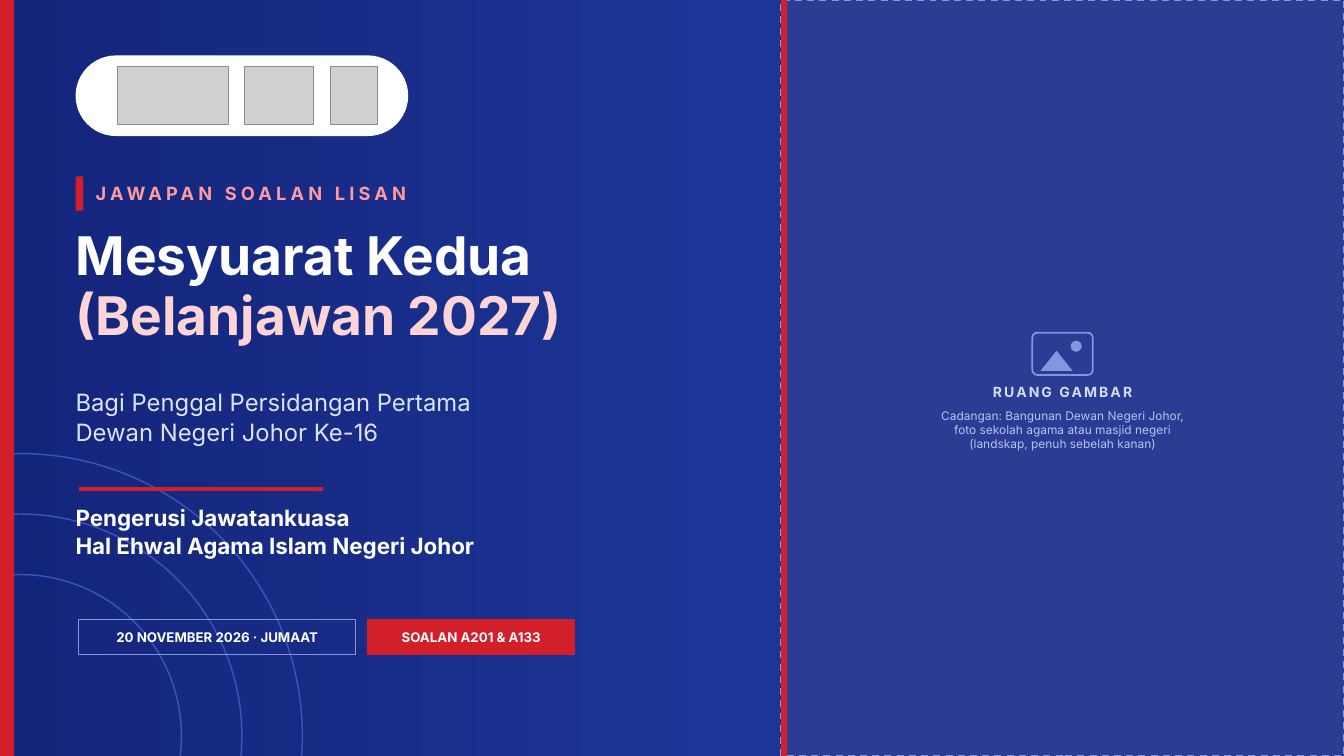
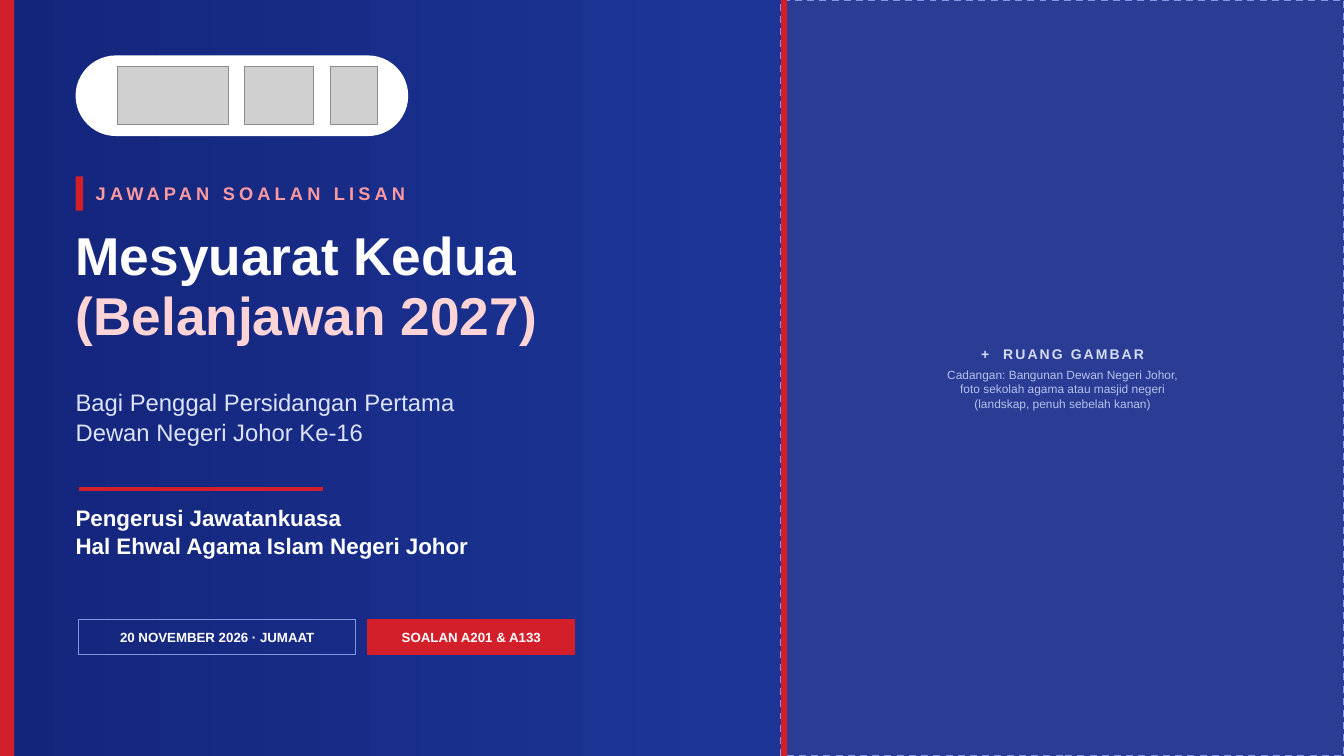
Before and after one commit to nawaljoe/Nawal, a slide deck: slide 1 of infografik-belanjawan-2027/Infografik_Jawapan_A201_A133_Belanjawan2027.pptx. Drawn at 1344x756 pixels with LibreOffice and Linux fonts; fonts in the diff are those of the drawing; grey boxes stand for pictures. Boxes give left, top, right and bottom in pixels: in the first picture for what was removed or moved away, otherwise in the second. Text is boxed around its words. In the diff, an @@ line names an element or a change of style, - is before the commit and + after.

```diff
--- a/infografik-belanjawan-2027/Infografik_Jawapan_A201_A133_Belanjawan2027.pptx
+++ b/infografik-belanjawan-2027/Infografik_Jawapan_A201_A133_Belanjawan2027.pptx
@@ rectangle "+ RUANG GAMBAR": place and size @@
-rectangle "+ RUANG GAMBAR" at [941, 411, 1184, 451]
+rectangle "+ RUANG GAMBAR" at [781, 0, 1344, 756]
@@ rectangle "+ RUANG GAMBAR" at [781, 0, 1344, 756]: vertical alignment top to middle; fill none to #2A3C93; outline none to #8496E0 1.25 pt dashed @@
@@ rectangle removed at [781, 0, 1344, 756] @@
@@ text in rectangle at [1003, 349, 1144, 359]: paragraph added @@
++ RUANG GAMBAR
@@ rounded rectangle removed at [1032, 333, 1093, 375] @@
@@ triangle removed at [1041, 351, 1073, 371] @@
@@ ellipse removed at [1071, 341, 1082, 352] @@
@@ text in rectangle at [947, 370, 1177, 410]: font Inter to Arial in "Cadangan: Bangunan Dewan Negeri Johor,", "foto sekolah agama atau masjid negeri", "(landskap, penuh sebelah kanan)" @@
@@ text removed at [993, 386, 1052, 397] @@
-RUANG GAMBAR
@@ ellipse removed at [0, 454, 302, 756] @@
@@ ellipse removed at [0, 514, 242, 756] @@
@@ ellipse removed at [0, 575, 181, 756] @@
@@ font Inter to Arial in 6 elements at [96, 173, 701, 214], [76, 236, 537, 346], [76, 393, 454, 446], [76, 509, 468, 559], [120, 632, 314, 642], [402, 632, 541, 642] @@
```
Also in this commit, not shown: 17 other slides changed, 5 other files.
